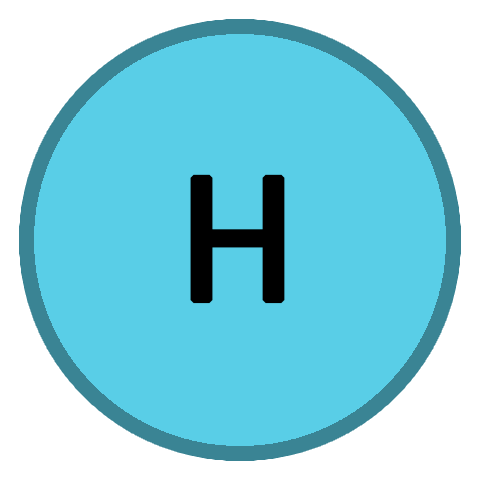
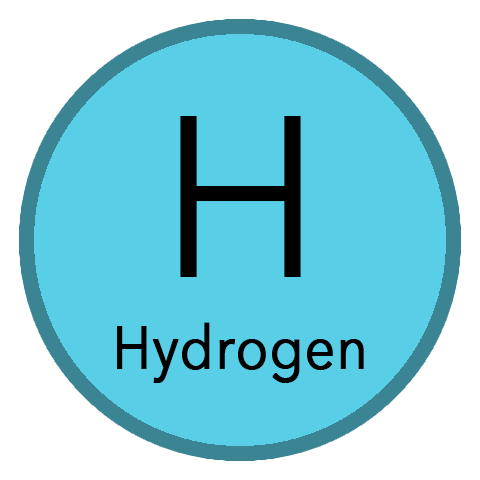
Comparing the layer stacks of the two 480×480 images. Changes:
added layer "Hydrogen" above "H" over [117, 322, 364, 383]
painted on "H" over [180, 116, 301, 304]
